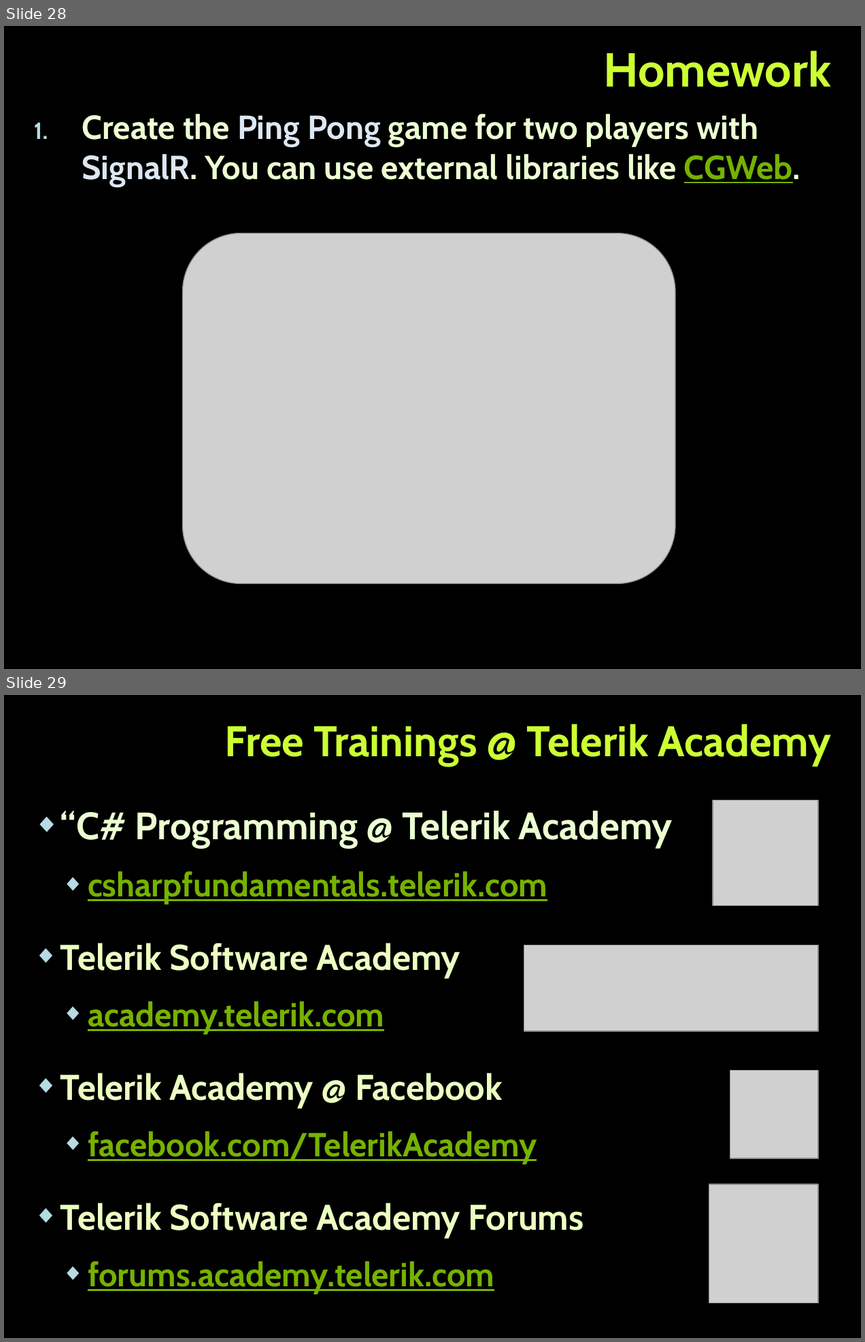
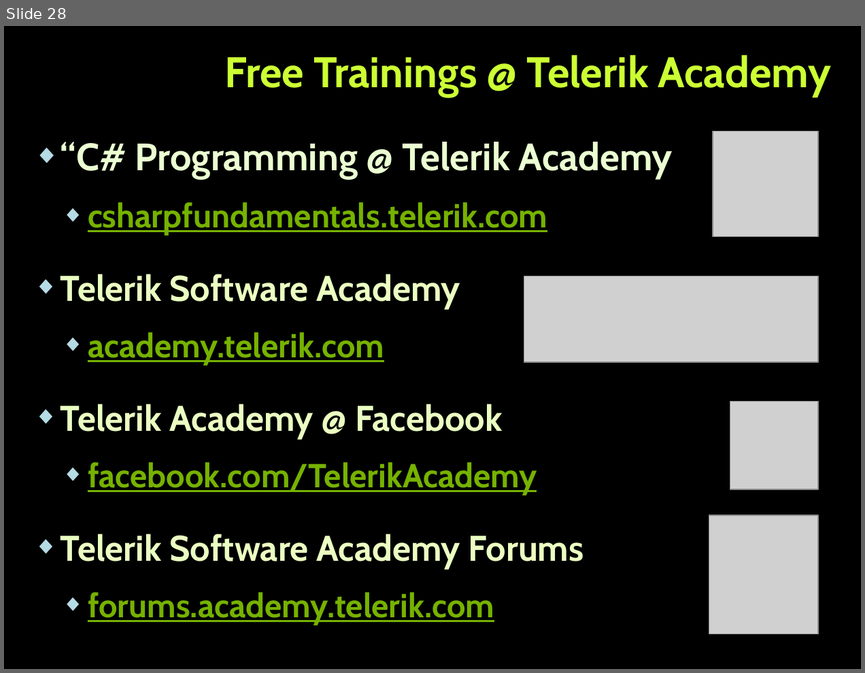
Before and after one commit to TelerikAcademy/ASP.NET-MVC, a slide deck: 09. SignalR/ASP.NET SignalR.pptx. Shown one above the other, each under a label of ours: slides 28 and 29 before the commit, slide 28 after it. The pictures are 865x1342 and 865x673 pixels, drawn with LibreOffice and Linux fonts; fonts in the diff are those of the drawing; grey boxes stand for pictures; background and template pictures are left out. Boxes give left, top, right and bottom in pixels: in the first picture for what was removed or moved away, otherwise in the second. Text is boxed around its words. In the diff, an @@ line names an element or a change of style, - is before the commit and + after.

Commit message:
Added homeworks as README's

```diff
--- a/09. SignalR/ASP.NET SignalR.pptx
+++ b/09. SignalR/ASP.NET SignalR.pptx
@@ slide 28 removed at (4,26,861,669), background picture (left out) @@
@@ title removed at (604,50,831,87) @@
-Homework
@@ text removed at (82,114,801,186) @@
-1. Create the Ping Pong game for two players with SignalR. You can use external libraries like CGWeb.
@@ picture removed at (182,233,675,584) @@
@@ what was slide 29 is now slide 28 @@
```
Also in this commit, not shown: 13 other files.
